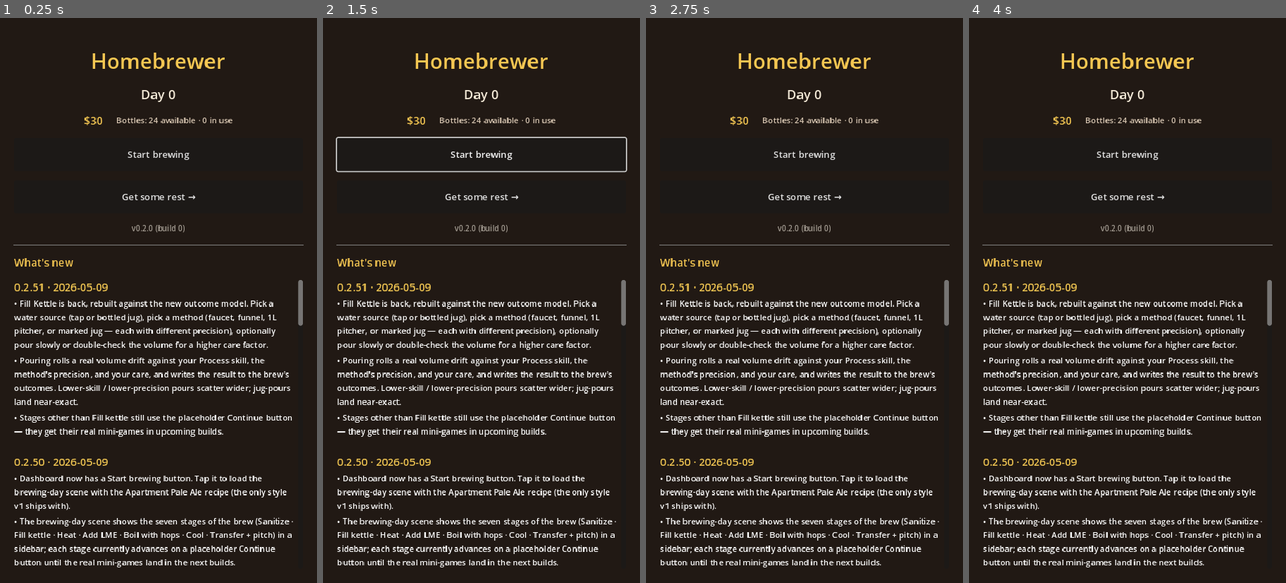
Above: before the commit, frames 1-4 (left to right).
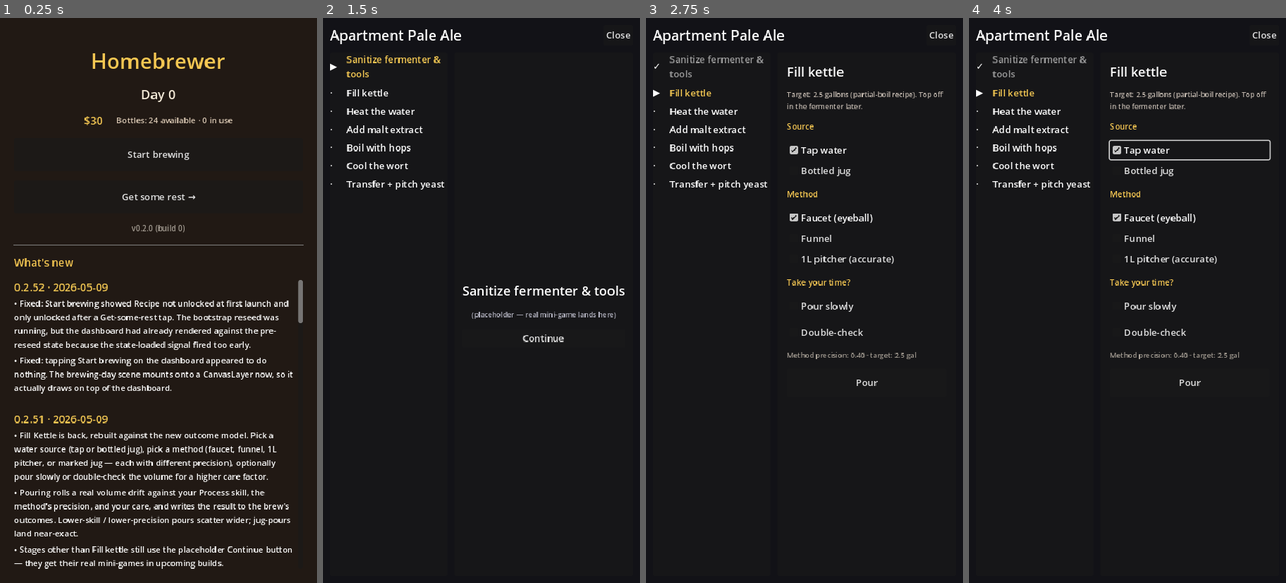
Above: after the commit, the same moments.

Repository: Shadaeiou/homebrewer
Game: Godot game, scene res://scenes/main.tscn
Same seed, same stepped clock (60 frames per second), same inputs: the game is played once before the commit and once after it.
Inputs:
- Up to frame 1 (0.25 s): no input
- Up to frame 2 (1.5 s): click "Start brewing" at 0.5 s; click "Start brewing" at 1.25 s
- Up to frame 3 (2.75 s): click "Continue" at 2 s
- Up to frame 4 (4 s): click "Get some rest →" at 2.75 s; click "Tap water" at 3.5 s

The runs differ from the first frame. In frame 1, 10% of the frame differs, in the area x 4-96%, y 47-98%; in frame 2, 12%; in frame 3, 12%; in frame 4, 12%, in the area x 2-98%, y 2-98%.

Commit message:
Fix Start-brewing button greyed-out + click-does-nothing
Two real bugs the screenshot harness didn't catch (the harness skips
the load-from-disk path entirely — its autoloads bootstrap fresh
state, so `Start brewing` is always reachable in screenshots).

Bug 1: button stuck on "Recipe not unlocked" until the player
tapped Get-some-rest once.

  systems/game_state.gd / systems/save_service.gd
  state_loaded was firing inside GameState.adopt(), which runs
  before _reseed_bootstrap_fields_if_empty() in SaveService.load_now.
  The dashboard's _on_state_loaded handler therefore rendered against
  the un-migrated tree (empty recipe_knowledge.known) and never got
  re-notified after the reseed. The first day-advance happened to
  trigger _render_state via day_advanced, which is why pressing
  Get-some-rest "fixed" it.

  Split: adopt() now only swaps `data` and the day clock. SaveService
  calls GameState.notify_state_loaded() explicitly, AFTER the reseed.
  reset_to_new_career() also calls notify_state_loaded() at the end.

  _reseed_bootstrap_fields_if_empty also tightened: now tops up
  individual missing keys (apartment_pale_ale, individual archetype
  instance_ids, individual ingredient ids) rather than only firing
  on whole-dict emptiness. A returning save with an unrelated
  earned recipe in `known` but missing the starter now gets the
  starter added without stomping the earned entry. Tolerates a
  malformed save where the relevant field is `null` instead of {}.

Bug 2: tapping Start brewing did nothing visible on the dashboard.

  scenes/main.tscn / scripts/main.gd
  ActiveSceneContainer was a plain Node. Its Control children
  (brewing_day) ended up in the world canvas at layer 0, the same
  layer as the dashboard's BackgroundLayer (CanvasLayer 0). With
  the dashboard's full-rect Background ColorRect occupying that
  layer, brewing_day was mounting but rendering behind / hidden
  by the dashboard.

  ActiveSceneContainer is now a CanvasLayer at layer=10, drawing on
  top of BackgroundLayer (0) and below PhoneLayer (50) / ModalLayer
  (100). main.gd's @onready type updated to CanvasLayer to match.

tests/scene/test_save_migration.gd: 7 tests pinning the regression.
Synthesizes a stale v1-shape save dict (empty owned/known/ingredients),
calls SaveService._reseed_bootstrap_fields_if_empty, asserts the
starter equipment / recipe / ingredients are seeded, that an
earned recipe survives reseed, that `null` known is tolerated,
that start_brewing_issues is empty post-reseed, and explicitly that
state_loaded is NOT emitted from adopt() (the historical bug).

74/74 tests, 283 asserts. Player-visible: changelog entry 0.2.52.

Diff:
--- a/godot/data/changelog.json
+++ b/godot/data/changelog.json
@@ -1,4 +1,12 @@
 [
+  {
+    "version": "0.2.52",
+    "date": "2026-05-09",
+    "bullets": [
+      "Fixed: Start brewing showed Recipe not unlocked at first launch and only unlocked after a Get-some-rest tap. The bootstrap reseed was running, but the dashboard had already rendered against the pre-reseed state because the state-loaded signal fired too early.",
+      "Fixed: tapping Start brewing on the dashboard appeared to do nothing. The brewing-day scene mounts onto a CanvasLayer now, so it actually draws on top of the dashboard."
+    ]
+  },
   {
     "version": "0.2.51",
     "date": "2026-05-09",
--- a/godot/scenes/main.tscn
+++ b/godot/scenes/main.tscn
@@ -8,7 +8,8 @@
 [node name="BackgroundLayer" type="CanvasLayer" parent="."]
 layer = 0
 
-[node name="ActiveSceneContainer" type="Node" parent="."]
+[node name="ActiveSceneContainer" type="CanvasLayer" parent="."]
+layer = 10
 
 [node name="PhoneLayer" type="CanvasLayer" parent="."]
 layer = 50
--- a/godot/scripts/main.gd
+++ b/godot/scripts/main.gd
@@ -17,7 +17,7 @@
 const DASHBOARD_SCENE := preload("res://scenes/dashboard.tscn")
 
 @onready var background_layer: CanvasLayer = $BackgroundLayer
-@onready var active_scene_container: Node = $ActiveSceneContainer
+@onready var active_scene_container: CanvasLayer = $ActiveSceneContainer
 @onready var phone_layer: CanvasLayer = $PhoneLayer
 @onready var modal_layer: CanvasLayer = $ModalLayer
 
--- a/godot/systems/game_state.gd
+++ b/godot/systems/game_state.gd
@@ -95,16 +95,24 @@
 	}
 	# Sync the day clock — fresh career starts at day 0.
 	TimeService.day_clock = 0
-	state_loaded.emit()
+	notify_state_loaded()
 
 func adopt(loaded_data: Dictionary) -> void:
 	## Called by SaveService.load() with the deserialized tree. Replaces our
-	## current state. Caller is responsible for migration before adopt.
+	## current state. Caller is responsible for migration before adopt AND
+	## for calling notify_state_loaded() once any post-adopt repair work
+	## (bootstrap reseed, etc.) is done — UI consumers must render against
+	## fully-migrated state, not the raw load.
 	data = loaded_data
 	# Sync the day clock from the save's record. The save format doesn't store
 	# day_clock directly today — it's implicit in brew/calendar state — so we
 	# default to 0. When a v2 save format adds it, change here.
 	TimeService.day_clock = 0
+
+func notify_state_loaded() -> void:
+	## Emit `state_loaded` so UI re-renders against the current data. Split
+	## from adopt() because load_now needs to run reseed migrations between
+	## adopt and notify; firing inside adopt() would notify too early.
 	state_loaded.emit()
 
 func _initial_skills() -> Dictionary:
--- a/godot/systems/save_service.gd
+++ b/godot/systems/save_service.gd
@@ -57,11 +57,12 @@
 	var save_dict: Dictionary = parsed
 	save_dict = _migrate_if_needed(save_dict)
 	GameState.adopt(save_dict)
-	# Defensive: a migration may have left fields the bootstrap fills out
-	# (equipment.owned, recipe_knowledge.known, inventory.ingredients) still
-	# empty if the v1 save predated those bootstrap helpers landing. Top
-	# them up from the bootstrap rather than wiping the player's progress.
+	# Top up bootstrap-owned fields the load may have left empty (a v1
+	# save predates the bootstrap helpers; partial-shape saves predate
+	# this defensive logic). Has to run BEFORE state_loaded fires —
+	# UI rendered against the raw, un-migrated tree shows stale state.
 	_reseed_bootstrap_fields_if_empty()
+	GameState.notify_state_loaded()
 	load_completed.emit(true)
 
 func save_now() -> void:
@@ -170,23 +171,61 @@
 	return save_dict
 
 func _reseed_bootstrap_fields_if_empty() -> void:
-	## Called after adopt(). For each field the v1 save may have left empty,
-	## fill from the v2 bootstrap. Never overwrites non-empty fields, so a
-	## player mid-career keeps their owned equipment / known recipes /
-	## ingredient inventory.
+	## Called after adopt(). For each bootstrap-owned field a v1 save may
+	## have left empty (or containing the wrong shape), fill from the
+	## current bootstrap. Never overwrites earned content — we top up,
+	## not replace.
+	##
+	## "Empty" here is more permissive than `Dictionary.is_empty()`:
+	## a save with `{"known": null}` or `{"known": {"junk_key": ...}}`
+	## but missing the canonical apartment_pale_ale entry still gets
+	## the starter recipe added. Same for the starter equipment IDs
+	## and starter ingredients. This keeps a returning save unbricked
+	## even if a previous schema wrote partial data.
+	_reseed_owned_equipment()
+	_reseed_known_recipes()
+	_reseed_ingredients()
+
+func _reseed_owned_equipment() -> void:
 	var equip: Dictionary = GameState.data.get("equipment", {})
-	if Dictionary(equip.get("owned", {})).is_empty():
-		equip["owned"] = GameState._initial_equipment()
-		GameState.data["equipment"] = equip
+	var owned_raw: Variant = equip.get("owned", {})
+	var owned: Dictionary = (owned_raw if owned_raw is Dictionary else {})
+	# Build the set of starter archetype_ids we expect — if any are
+	# missing as instances, top them up. We key instances by
+	# `<archetype_id>_1` per GameState._initial_equipment.
+	var bootstrap: Dictionary = GameState._initial_equipment()
+	for instance_id in bootstrap:
+		if not owned.has(instance_id):
+			owned[instance_id] = bootstrap[instance_id]
+	equip["owned"] = owned
+	GameState.data["equipment"] = equip
+
+func _reseed_known_recipes() -> void:
 	var knowledge: Dictionary = GameState.data.get("recipe_knowledge", {})
-	if Dictionary(knowledge.get("known", {})).is_empty():
-		knowledge["known"] = GameState._initial_recipe_knowledge()
-		GameState.data["recipe_knowledge"] = knowledge
+	var known_raw: Variant = knowledge.get("known", {})
+	var known: Dictionary = (known_raw if known_raw is Dictionary else {})
+	var bootstrap: Dictionary = GameState._initial_recipe_knowledge()
+	for recipe_id in bootstrap:
+		if not known.has(recipe_id):
+			known[recipe_id] = bootstrap[recipe_id]
+	knowledge["known"] = known
+	if not knowledge.has("invented"):
+		knowledge["invented"] = []
+	if not knowledge.has("pinned_for_prestige"):
+		knowledge["pinned_for_prestige"] = ""
+	GameState.data["recipe_knowledge"] = knowledge
+
+func _reseed_ingredients() -> void:
 	var inv: Dictionary = GameState.data.get("inventory", {})
-	if Dictionary(inv.get("ingredients", {})).is_empty():
-		var seeded := GameState._initial_inventory()
-		inv["ingredients"] = seeded["ingredients"]
-		# Don't stomp bottles or consumables — those existed in v1.
-		if not inv.has("consumables") or Dictionary(inv["consumables"]).is_empty():
-			inv["consumables"] = seeded["consumables"]
-		GameState.data["inventory"] = inv
+	var ing_raw: Variant = inv.get("ingredients", {})
+	var ingredients: Dictionary = (ing_raw if ing_raw is Dictionary else {})
+	var seeded: Dictionary = GameState._initial_inventory()
+	for ingredient_id in seeded["ingredients"]:
+		if not ingredients.has(ingredient_id):
+			ingredients[ingredient_id] = seeded["ingredients"][ingredient_id]
+	inv["ingredients"] = ingredients
+	if not inv.has("bottles"):
+		inv["bottles"] = seeded["bottles"]
+	if not inv.has("consumables"):
+		inv["consumables"] = seeded["consumables"]
+	GameState.data["inventory"] = inv
--- /dev/null
+++ b/godot/tests/scene/test_save_migration.gd
@@ -0,0 +1,118 @@
+extends GutTest
+
+## Pins the SaveService reseed migration that repairs stale saves —
+## the v1 → v2 path that should have made the dashboard's
+## Start brewing button reachable on first load. (It didn't because
+## state_loaded was firing pre-reseed; this suite covers both the
+## reseed correctness AND the ordering contract.)
+
+func _stale_v1_data() -> Dictionary:
+	## Mimics a save written before the bootstrap helpers landed:
+	## empty owned/known/ingredients, version=1.
+	return {
+		"player_meta": {
+			"save_format_version": 1,
+			"prestige_count": 0,
+			"current_destination_id": "home_town",
+			"settings": {},
+		},
+		"cash": {"balance": 30, "outstanding_loans": [], "customer_advances": [], "recurring_bills": []},
+		"skills": {
+			"sanitation":   {"level": 0, "xp": 0, "xp_to_next": 100, "unlocked": true},
+			"temp_control": {"level": 0, "xp": 0, "xp_to_next": 100, "unlocked": true},
+			"timing":       {"level": 0, "xp": 0, "xp_to_next": 100, "unlocked": true},
+			"process":      {"level": 0, "xp": 0, "xp_to_next": 100, "unlocked": true},
+			"palate":       {"level": 0, "xp": 0, "xp_to_next": 100, "unlocked": true},
+			"water_chem":   {"level": 0, "xp": 0, "xp_to_next": 100, "unlocked": false},
+		},
+		"equipment": {"owned": {}},
+		"inventory": {
+			"ingredients": {},
+			"bottles": {"available": 24, "in_use": 0},
+			"consumables": {},
+		},
+		"recipe_knowledge": {"known": {}, "invented": [], "pinned_for_prestige": ""},
+		"brews_in_flight": [],
+		"npcs": {},
+		"calendar": {"open_commitments": [], "closed_commitments": []},
+		"phone_world": {
+			"forum": {"threads_seen": [], "threads_posted": [], "threads_mentioned_in": []},
+			"news": {"articles_seen": [], "current_trends": []},
+			"social": {"follower_count": 0, "posts": []},
+			"shop": {"last_browsed_items": [], "items_unlocked": []},
+			"regional_water_profile_id": "default",
+		},
+		"rng_state": {"world_anomaly_seed": 1, "next_brew_seed": 2},
+	}
+
+func test_reseed_repairs_empty_owned_equipment() -> void:
+	GameState.adopt(_stale_v1_data())
+	assert_eq(Dictionary(GameState.data["equipment"]["owned"]).size(), 0)
+	SaveService._reseed_bootstrap_fields_if_empty()
+	# Eight starter archetypes per Appendix A.
+	assert_eq(Dictionary(GameState.data["equipment"]["owned"]).size(), 8)
+	assert_true(GameState.data["equipment"]["owned"].has("apartment_stockpot_1"))
+
+func test_reseed_repairs_empty_known_recipes() -> void:
+	GameState.adopt(_stale_v1_data())
+	assert_eq(Dictionary(GameState.data["recipe_knowledge"]["known"]).size(), 0)
+	SaveService._reseed_bootstrap_fields_if_empty()
+	assert_true(GameState.data["recipe_knowledge"]["known"].has("apartment_pale_ale"))
+
+func test_reseed_repairs_empty_ingredients() -> void:
+	GameState.adopt(_stale_v1_data())
+	SaveService._reseed_bootstrap_fields_if_empty()
+	for required in ["lme_light", "hops_cascade", "yeast_us05", "priming_sugar"]:
+		assert_true(GameState.data["inventory"]["ingredients"].has(required),
+			"%s should have been reseeded" % required)
+
+func test_reseed_tops_up_partial_known_dict() -> void:
+	# A returning player who completed some recipe other than APA might
+	# have a non-empty `known` that's still missing the starter. The reseed
+	# should add APA without stomping the existing entry.
+	var data := _stale_v1_data()
+	data["recipe_knowledge"]["known"]["west_coast_ipa"] = {"recipe_id": "west_coast_ipa", "times_brewed": 3}
+	GameState.adopt(data)
+	SaveService._reseed_bootstrap_fields_if_empty()
+	var known: Dictionary = GameState.data["recipe_knowledge"]["known"]
+	assert_true(known.has("west_coast_ipa"), "earned recipe must survive reseed")
+	assert_eq(int(known["west_coast_ipa"]["times_brewed"]), 3, "earned recipe data preserved")
+	assert_true(known.has("apartment_pale_ale"), "missing starter must be added")
+
+func test_reseed_tolerates_null_known() -> void:
+	# Defensive — a malformed save where `known` is null instead of {}
+	# shouldn't crash the load path.
+	var data := _stale_v1_data()
+	data["recipe_knowledge"]["known"] = null
+	GameState.adopt(data)
+	SaveService._reseed_bootstrap_fields_if_empty()
+	assert_true(GameState.data["recipe_knowledge"]["known"].has("apartment_pale_ale"))
+
+func test_post_reseed_start_brewing_has_no_issues() -> void:
+	# The end-to-end invariant: after load+reseed, the dashboard's
+	# Start brewing button should be enabled for the starter recipe.
+	GameState.adopt(_stale_v1_data())
+	SaveService._reseed_bootstrap_fields_if_empty()
+	var issues: Array = GameState.start_brewing_issues("apartment_pale_ale")
+	assert_eq(issues.size(), 0,
+		"after reseed there should be no blockers; got: %s" % str(issues))
+
+func test_state_loaded_fires_after_reseed() -> void:
+	# The original bug: state_loaded was firing inside adopt(), before the
+	# reseed ran, so the dashboard rendered against stale data. The
+	# contract is now: SaveService calls notify_state_loaded *after* the
+	# reseed.
+	var saw_apa_in_known: Array = [false]
+	var on_loaded: Callable = func():
+		saw_apa_in_known[0] = GameState.data["recipe_knowledge"]["known"].has("apartment_pale_ale")
+	GameState.state_loaded.connect(on_loaded)
+	GameState.adopt(_stale_v1_data())
+	# adopt alone must NOT emit — that was the bug.
+	assert_false(saw_apa_in_known[0],
+		"state_loaded must not fire from adopt() alone (the historical bug)")
+	# Now do the reseed and the explicit notify, mirroring SaveService.load_now's order.
+	SaveService._reseed_bootstrap_fields_if_empty()
+	GameState.notify_state_loaded()
+	assert_true(saw_apa_in_known[0],
+		"after reseed + notify, state_loaded handlers see APA in recipe_knowledge")
+	GameState.state_loaded.disconnect(on_loaded)
